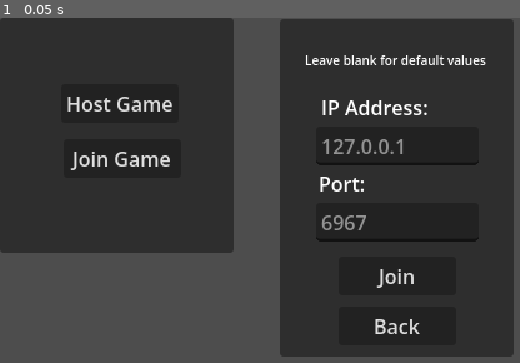
Above: before the commit, frame 1.
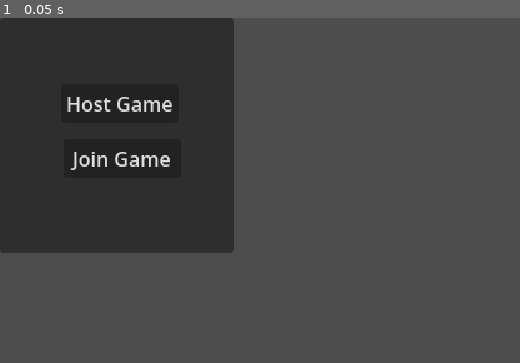
Above: after the commit, the same moment.

Repository: CUGG-2025-Puzzlers/hex-arena
Game: Godot game, scene res://scenes/title_screen.tscn
Two runs of this game, one before a commit and one after it. Both use one fixed random seed, a clock stepped at 60 frames per second and the inputs below. The project has no main scene, so this scene is started directly.
Inputs:
- Up to frame 1 (0.05 s): no input

The runs differ from the first frame. In frame 1, 44% of the frame differs, in the area x 53-99%, y 0-99%.

Commit message:
Added more scene reference setup on ready

Diff:
--- a/scenes/title_screen.tscn
+++ b/scenes/title_screen.tscn
@@ -6,6 +6,7 @@
 script = ExtResource("1_fgkus")
 
 [node name="MainPanel" type="Panel" parent="." unique_id=2096537197]
+unique_name_in_owner = true
 offset_right = 187.0
 offset_bottom = 188.0
 
@@ -28,6 +29,7 @@
 text = "Join Game"
 
 [node name="JoinPanel" type="Panel" parent="." unique_id=695321650]
+unique_name_in_owner = true
 offset_left = 224.0
 offset_top = 1.0
 offset_right = 411.0
@@ -54,6 +56,7 @@
 "
 
 [node name="IPLineEdit" type="LineEdit" parent="JoinPanel" unique_id=821240118]
+unique_name_in_owner = true
 layout_mode = 0
 offset_left = 29.0
 offset_top = 86.0
@@ -61,7 +64,8 @@
 offset_bottom = 117.0
 placeholder_text = "127.0.0.1"
 
-[node name="PortLineEdit2" type="LineEdit" parent="JoinPanel" unique_id=1411946905]
+[node name="PortLineEdit" type="LineEdit" parent="JoinPanel" unique_id=1411946905]
+unique_name_in_owner = true
 layout_mode = 0
 offset_left = 29.0
 offset_top = 147.0
--- a/scripts/title_screen.gd
+++ b/scripts/title_screen.gd
@@ -1,12 +1,29 @@
 extends Node
+
+@onready var _host_game_button: Button = %HostGameButton
+@onready var _join_game_button: Button = %HostGameButton
+@onready var _join_button: Button = %HostGameButton
+@onready var _back_button: Button = %HostGameButton
+
+@onready var _main_panel: Panel = %MainPanel
+@onready var _join_panel: Panel = %JoinPanel
+
+@onready var _ip_line_edit: LineEdit = %IPLineEdit
+@onready var _port_line_edit: LineEdit = %PortLineEdit
 
 #region Setup
 
 func _ready() -> void:
-	%HostGameButton.pressed.connect(_on_host_game)
-	%JoinGameButton.pressed.connect(_on_join_game)
-	%ConnectButton.pressed.connect(_on_connect)
-	%BackButton.pressed.connect(_on_back)
+	_host_game_button.pressed.connect(_on_host_game)
+	_join_game_button.pressed.connect(_on_join_game)
+	_join_button.pressed.connect(_on_connect)
+	_back_button.pressed.connect(_on_back)
+
+	_main_panel.visible = true
+	_join_panel.visible = false
+
+	_ip_line_edit.text = ""
+	_port_line_edit.text = ""
 
 #endregion
 
